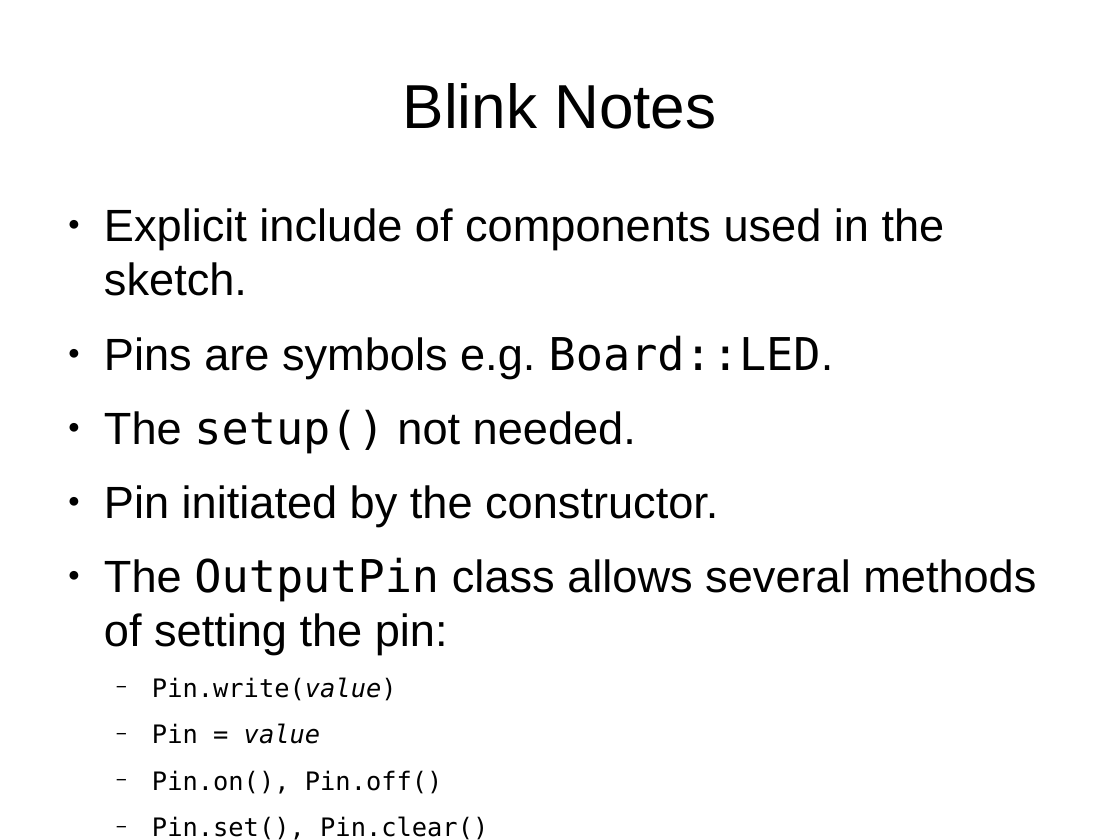
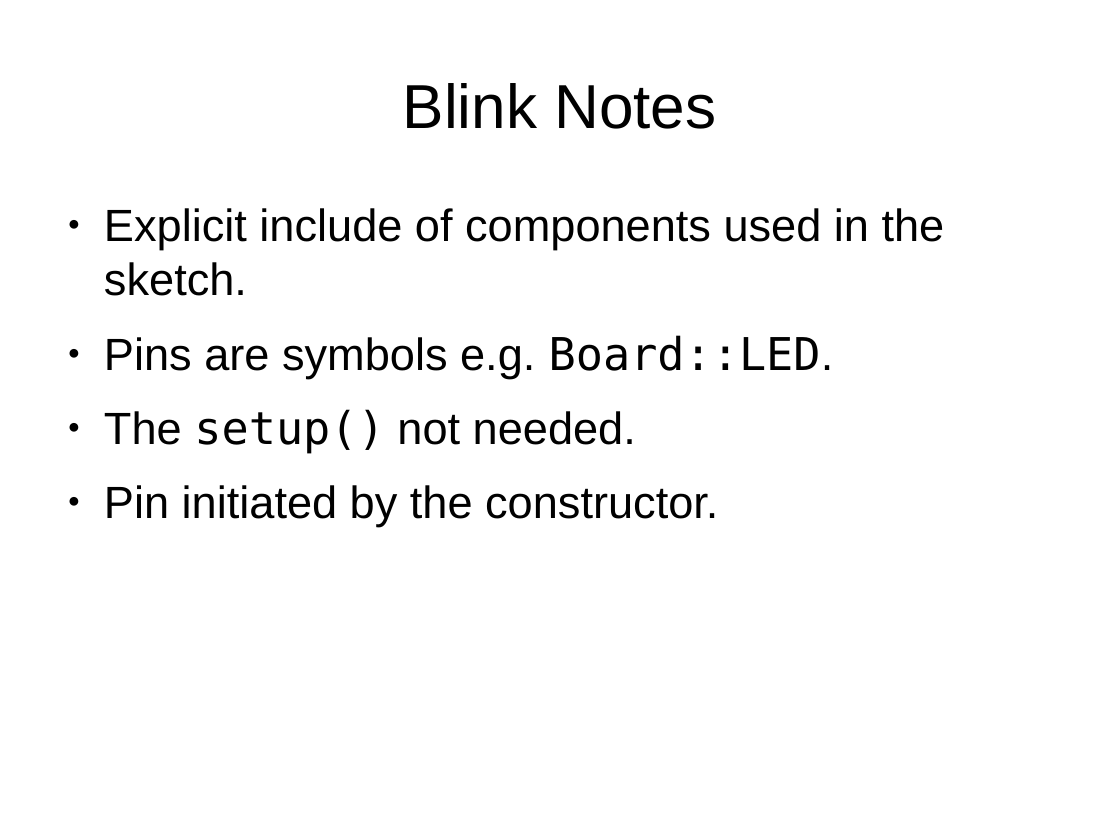
Before and after one commit to mikaelpatel/Cosa-Dolce, a slide deck: slide 6 of Lessons/00.Arduino-examples/01.Basics/Basics.odp. Drawn at 1120x840 pixels with LibreOffice and Linux fonts; fonts in the diff are those of the drawing. Boxes give left, top, right and bottom in pixels: in the first picture for what was removed or moved away, otherwise in the second. Text is boxed around its words. In the diff, an @@ line names an element or a change of style, - is before the commit and + after.

```diff
--- a/Lessons/00.Arduino-examples/01.Basics/Basics.odp
+++ b/Lessons/00.Arduino-examples/01.Basics/Basics.odp
@@ text at <box>104,557,1036,840</box>: paragraphs removed @@
-● The OutputPin class allows several methods of setting the pin:
-  − Pin.write(value)
-  − Pin = value
-  − Pin.on(), Pin.off()
-  − Pin.set(), Pin.clear()
-  − Pin.toggle()
```
Also in this commit, not shown: 3 other slides changed, 2 slides added, 1 other file.
